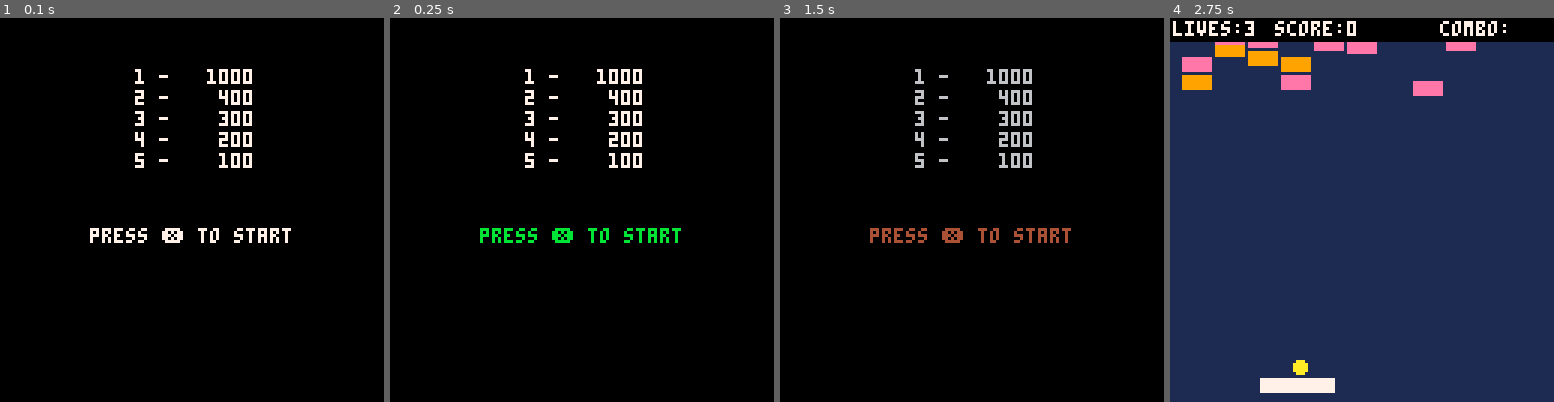
Above: before the commit, frames 1-4 (left to right).
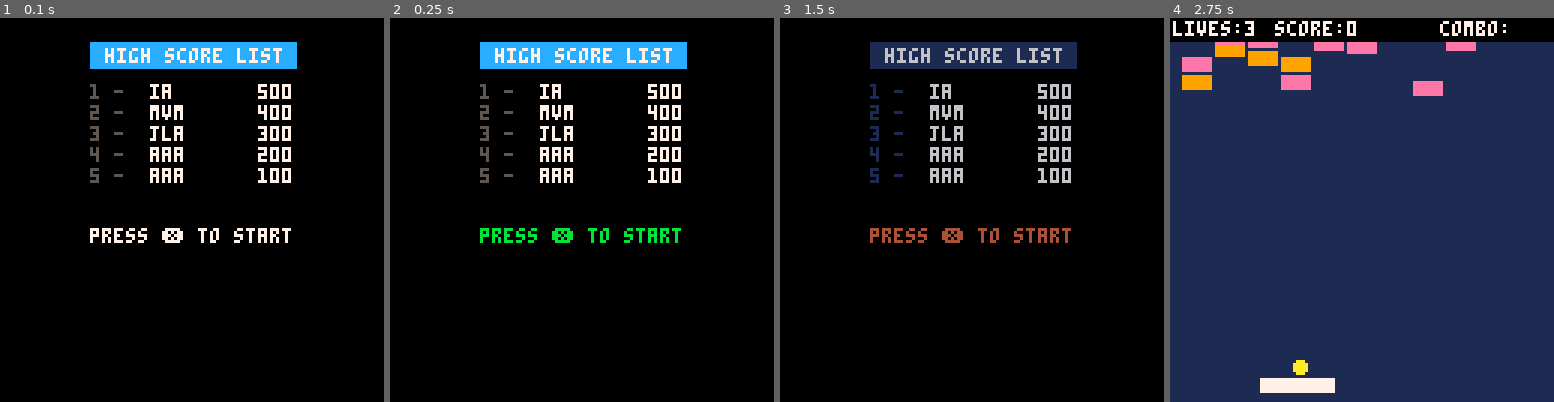
Above: after the commit, the same moments.

Repository: ivanarellano/pico8-doodles
Game: PICO-8 cartridge breakout/breakout.p8
The game is run twice, just before and just after one commit, with the same random seed, the same clock (stepped at 60 frames per second) and the same inputs.
Inputs:
- Up to frame 1 (0.1 s): no input
- Up to frame 2 (0.25 s): no input
- Up to frame 3 (1.5 s): tap X (X key) at 1.07 s
- Up to frame 4 (2.75 s): hold Left 1.97-2.37 s; tap X (X key) at 2.07, 2.4, 2.73 s

The runs differ from the first frame. In frame 1, 7.6% of the frame differs, in the area x 23-78%, y 6-43%; in frame 2, 7.6%; in frame 3, 7.6%; in frame 4, nothing differs.

Commit message:
Add high score list

Diff:
--- a/breakout/breakout.p8
+++ b/breakout/breakout.p8
@@ -16,9 +16,12 @@
 
 	--highscore
 	hs={}
+	hs1={}
+	hs2={}
+	hs3={}
+
 	loadhs()
-	hs[1]=1000
-	savehs()
+	hschars={"a","b","c","d","e","f","g","h","i","j","k","l","m","n","o","p","q","r","s","t","u","v","w","x","y","z"," "}
 
 	blink_col=7
 	blink_col_i=1
@@ -477,7 +480,7 @@
 function draw_start()
 	cls()
 
-	prinths(35)
+	prinths(20)
 	--print("pico hero breakout",30,40,7)
 	print("press ❎ to start",30,70,blink_col)
 end
@@ -1361,6 +1364,9 @@
 
 function reseths()
 	hs={500,400,300,200,100}
+	hs1={9,13,10,1,1}
+	hs2={1,22,12,1,1}
+	hs3={27,13,1,1,1}
 	savehs()
 end
 
@@ -1373,7 +1379,10 @@
 		slot+=1
 		for i=1,5 do
 			hs[i]=dget(slot)
-			slot+=1
+			hs1[i]=dget(slot+1)
+			hs2[i]=dget(slot+2)
+			hs3[i]=dget(slot+3)
+			slot+=4
 
 		end
 		debug=hs[1]
@@ -1391,18 +1400,55 @@
 	slot=1
 	for i=1,5 do
 		dset(slot,hs[i])
-		slot+=1
+		dset(slot+1,hs1[i])
+		dset(slot+2,hs2[i])
+		dset(slot+3,hs3[i])
+
+		slot+=4
 	end
 end
 
 function prinths(x)
+	rectfill(x+10,8,x+78,16,12)
+	print("high score list",x+15,10,7)
+
 	for i=1,5 do
-		print(i.." - ",x+10,10+7*i,7)
-
+		--rank
+		print(i.." - ",x+10,15+7*i,5)
+
+		--name
+		local name=""..hschars[hs1[i]]..hschars[hs2[i]]..hschars[hs3[i]]
+		print(name,x+30,15+i*7,7)
+
+		--score
 		local score=" "..hs[i]
-		print(score,x+50-(#score*4),10+7*i,7)
-	end
-end
+		print(score,x+78-(#score*4),15+7*i,7)
+	end
+end
+
+--sort high score list
+--ia: class sort would be nice
+function sorths()
+ for i=1,#hs do
+  local j = i
+  while j > 1 and hs[j-1] < hs[j] do
+   hs[j],hs[j-1]=hs[j-1],hs[j]
+   hs1[j],hs1[j-1]=hs1[j-1],hs1[j]
+   hs2[j],hs2[j-1]=hs2[j-1],hs2[j]
+   hs3[j],hs3[j-1]=hs3[j-1],hs3[j]
+   j = j - 1
+  end
+ end
+end
+
+function addhs(score,chars)
+ add(hs,score)
+ add(hs1,chars[1])
+ add(hs2,chars[2])
+ add(hs3,chars[3])
+ sorths()
+end
+
 __gfx__
 0000000006777760067777600677776006777760b677776b06777760067777600000000000000000000000000000000000000000000000000000000000000000
 00000000659449556582885565bbbb5565cccc556500005565eeee5565aaaa550000000000000000000000000000000000000000000000000000000000000000
